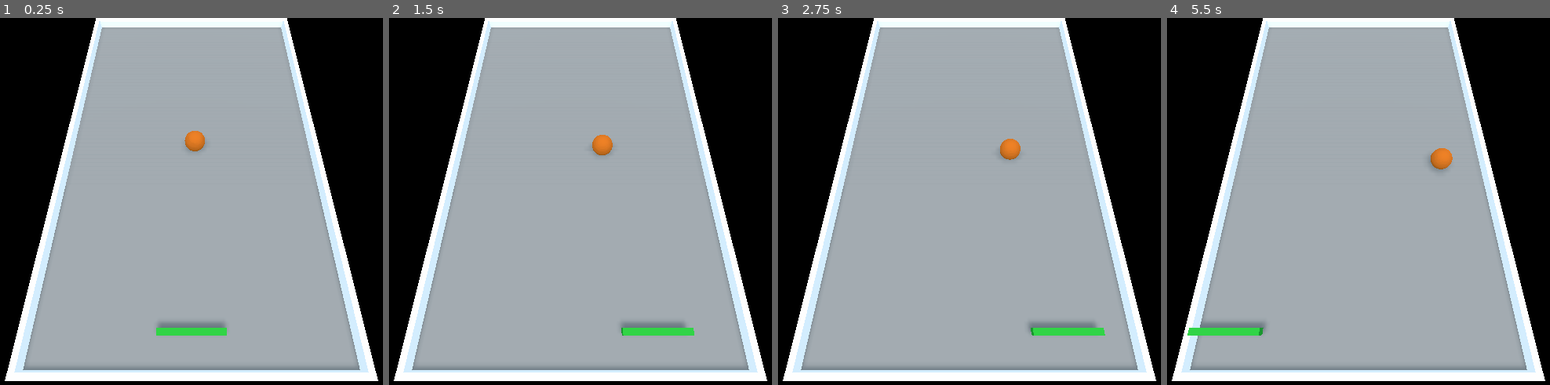
Above: before the commit, frames 1-4 (left to right).
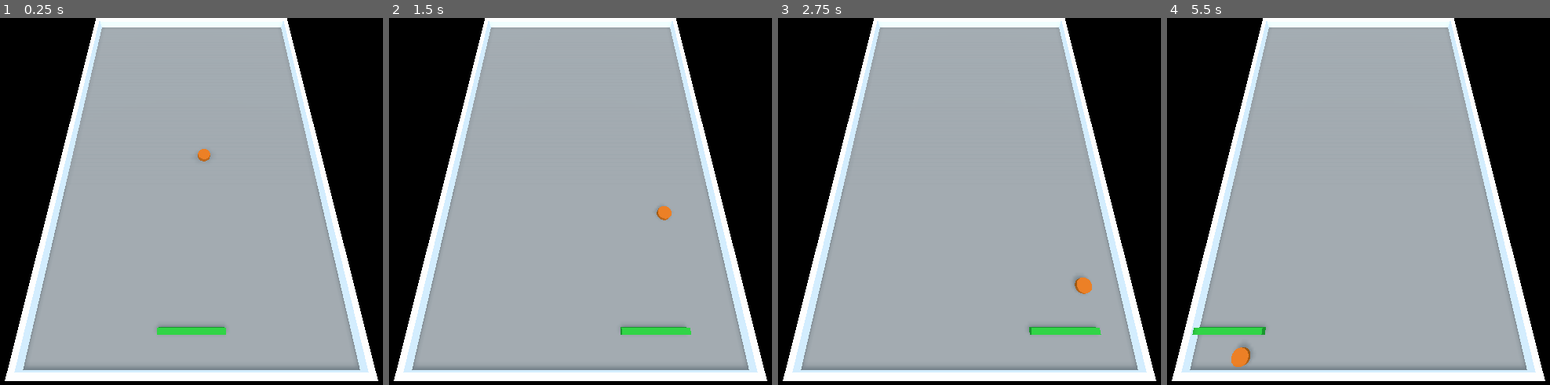
Above: after the commit, the same moments.

Repository: carbonsam/game.ceramics
Game: Godot game, scene res://MainLevel.tscn
The game is run twice, just before and just after one commit, with the same random seed, the same clock (stepped at 60 frames per second) and the same inputs.
Inputs:
- Up to frame 1 (0.25 s): no input
- Up to frame 2 (1.5 s): tap Enter at 0.5 s; hold Right (right) 0.53-1.28 s; hold Left (left) from 1.28 s (still down)
- Up to frame 3 (2.75 s): release Left (left) at 2.03 s; hold Right (right) from 2.03 s (still down)
- Up to frame 4 (5.5 s): release Right (right) at 3.53 s; hold Left (left) from 3.53 s (still down)

The runs differ from the first frame. In frame 1, 0.5% of the frame differs, in the area x 40-60%, y 30-87%; in frame 2, 0.6%; in frame 3, 0.6%; in frame 4, 0.8%, in the area x 5-75%, y 35-96%.

Commit message:
Make the puck move and bounce

Diff:
--- a/7-Hockey3d/Ball.gd
+++ b/7-Hockey3d/Ball.gd
@@ -1,28 +1,29 @@
-extends RigidBody
+extends KinematicBody
 
-export var min_speed = 5.0
-export var max_speed = 30.0
-export var rate_of_speed_increase = 1.0
+export var min_speed = 10.0
+export var max_speed = 75.0
+export var rate_of_speed_increase = 2.5
 
 var current_speed = min_speed
 var velocity = Vector3.ZERO
-var started = false
+var remainder = 0.0
 
 func _ready():
 	randomize()
-
-	# Pick a random starting direction
-	velocity = Vector3(randf(), 0, randf())
+	# TODO: Randomly change which side the ball moves towards
+	velocity = Vector3(current_speed, 0, current_speed)
 
 func _physics_process(delta):
-	# Speed up on collisions
-#	for i in range(get_slide_count()):
-#		var collision = get_slide_collision(i)
-#		if collision.collider.is_in_group("paddle"):
-#			current_speed += rate_of_speed_increase
+	var collision = move_and_collide(velocity * delta + velocity.normalized() * remainder)
+	remainder = 0.0
 
-	var current_velocity = linear_velocity.normalized()
-	linear_velocity = Vector3(current_velocity.x * current_speed * delta, 0, current_velocity.z * current_speed * delta)
+	if collision:
+		var speed = velocity.length()
+		var direction = velocity.normalized()
+		var normal = collision.normal
 
-	if not started:
-		linear_velocity = velocity * current_speed
+		if collision.collider.is_in_group("paddle") and speed < max_speed:
+			speed += rate_of_speed_increase
+
+		remainder = collision.remainder.length()
+		velocity = direction.bounce(normal) * speed
--- a/7-Hockey3d/Ball.tscn
+++ b/7-Hockey3d/Ball.tscn
@@ -3,21 +3,22 @@
 [ext_resource path="res://materials/ball.tres" type="Material" id=1]
 [ext_resource path="res://Ball.gd" type="Script" id=2]
 
-[sub_resource type="SphereMesh" id=1]
+[sub_resource type="CylinderMesh" id=1]
 
-[sub_resource type="SphereShape" id=2]
+[sub_resource type="CylinderShape" id=2]
 
-[node name="Ball" type="RigidBody"]
-axis_lock_linear_y = true
+[node name="Ball" type="KinematicBody"]
+axis_lock_motion_y = true
+move_lock_y = true
 script = ExtResource( 2 )
 
 [node name="Pivot" type="Spatial" parent="."]
 
 [node name="MeshInstance" type="MeshInstance" parent="Pivot"]
-transform = Transform( 2, 0, 0, 0, 2, 0, 0, 0, 2, 0, 0, 0 )
+transform = Transform( 1.2, 0, 0, 0, 0.4, 0, 0, 0, 1.2, 0, 0, 0 )
 mesh = SubResource( 1 )
 material/0 = ExtResource( 1 )
 
 [node name="CollisionShape" type="CollisionShape" parent="."]
-transform = Transform( 2, 0, 0, 0, 2, 0, 0, 0, 2, 0, 0, 0 )
+transform = Transform( 1.2, 0, 0, 0, 0.4, 0, 0, 0, 1.2, 0, 0, 0 )
 shape = SubResource( 2 )
--- /dev/null
+++ b/7-Hockey3d/Goal.tscn
@@ -0,0 +1,68 @@
+[gd_scene load_steps=6 format=2]
+
+[ext_resource path="res://materials/goal.tres" type="Material" id=1]
+
+[sub_resource type="CylinderMesh" id=1]
+
+[sub_resource type="CubeMesh" id=2]
+
+[sub_resource type="CapsuleShape" id=3]
+
+[sub_resource type="BoxShape" id=4]
+
+[node name="Goal" type="Node"]
+
+[node name="PostRight" type="StaticBody" parent="."]
+
+[node name="Post1" type="MeshInstance" parent="PostRight"]
+transform = Transform( 0.4, 0, 0, 0, 1.5, 0, 0, 0, 0.4, 4, 1.5, 0 )
+mesh = SubResource( 1 )
+skeleton = NodePath("")
+material/0 = ExtResource( 1 )
+
+[node name="Post2" type="MeshInstance" parent="PostRight"]
+transform = Transform( 0.4, 0, 0, 0, 1.5, 0, 0, 0, 0.4, 4, 1.5, 3 )
+mesh = SubResource( 1 )
+skeleton = NodePath("")
+material/0 = ExtResource( 1 )
+
+[node name="Side" type="MeshInstance" parent="PostRight"]
+transform = Transform( 0.4, 0, 0, 0, 1.5, 0, 0, 0, 1.5, 4, 1.5, 1.5 )
+mesh = SubResource( 2 )
+skeleton = NodePath("")
+material/0 = ExtResource( 1 )
+
+[node name="CollisionShape" type="CollisionShape" parent="PostRight"]
+transform = Transform( 0.4, 0, 0, 0, 1.5, 0, 0, 0, 1.2, 4, 1.5, 1.5 )
+shape = SubResource( 3 )
+
+[node name="PostLeft" type="StaticBody" parent="."]
+
+[node name="Post1" type="MeshInstance" parent="PostLeft"]
+transform = Transform( 0.4, 0, 0, 0, 1.5, 0, 0, 0, 0.4, -4, 1.5, 0 )
+mesh = SubResource( 1 )
+skeleton = NodePath("")
+material/0 = ExtResource( 1 )
+
+[node name="Post2" type="MeshInstance" parent="PostLeft"]
+transform = Transform( 0.4, 0, 0, 0, 1.5, 0, 0, 0, 0.4, -4, 1.5, 3 )
+mesh = SubResource( 1 )
+skeleton = NodePath("")
+material/0 = ExtResource( 1 )
+
+[node name="Side" type="MeshInstance" parent="PostLeft"]
+transform = Transform( 0.4, 0, 0, 0, 1.5, 0, 0, 0, 1.5, -4, 1.5, 1.5 )
+mesh = SubResource( 2 )
+skeleton = NodePath("")
+material/0 = ExtResource( 1 )
+
+[node name="CollisionShape" type="CollisionShape" parent="PostLeft"]
+transform = Transform( 0.4, 0, 0, 0, 1.5, 0, 0, 0, 1.2, -4, 1.5, 1.5 )
+shape = SubResource( 3 )
+
+[node name="GoalArea" type="Area" parent="."]
+transform = Transform( 1, 0, 0, 0, 1, 0, 0, 0, 1, 0, 1.5, 1.7 )
+
+[node name="CollisionShape" type="CollisionShape" parent="GoalArea"]
+transform = Transform( 4, 0, 0, 0, 1.6, 0, 0, 0, 1.7, 0, 0, 0 )
+shape = SubResource( 4 )
--- a/7-Hockey3d/MainLevel.tscn
+++ b/7-Hockey3d/MainLevel.tscn
@@ -81,8 +81,8 @@
 [node name="CollisionShape" type="CollisionShape" parent="Walls/WallBottom"]
 shape = SubResource( 6 )
 
+[node name="PlayerPaddle" parent="." instance=ExtResource( 4 )]
+transform = Transform( 1, 0, 0, 0, 1, 0, 0, 0, 1, 0, 1.8, 34 )
+
 [node name="Ball" parent="." instance=ExtResource( 5 )]
-transform = Transform( 1, 0, 0, 0, 1, 0, 0, 0, 1, 0, 3, 0 )
-
-[node name="PlayerPaddle" parent="." instance=ExtResource( 4 )]
-transform = Transform( 1, 0, 0, 0, 1, 0, 0, 0, 1, 0, 3, 34 )
+transform = Transform( 1, 0, 0, 0, 1, 0, 0, 0, 1, 0, 1.5, 0 )
--- a/7-Hockey3d/PlayerPaddle.tscn
+++ b/7-Hockey3d/PlayerPaddle.tscn
@@ -8,6 +8,11 @@
 [sub_resource type="BoxShape" id=2]
 
 [node name="KinematicBody" type="KinematicBody" groups=["paddle"]]
+physics_interpolation_mode = 1
+axis_lock_motion_y = true
+axis_lock_motion_z = true
+move_lock_y = true
+move_lock_z = true
 script = ExtResource( 2 )
 
 [node name="Pivot" type="Spatial" parent="."]
--- /dev/null
+++ b/7-Hockey3d/materials/goal.tres
@@ -0,0 +1,4 @@
+[gd_resource type="SpatialMaterial" format=2]
+
+[resource]
+albedo_color = Color( 0.505882, 0.0392157, 0.976471, 1 )
